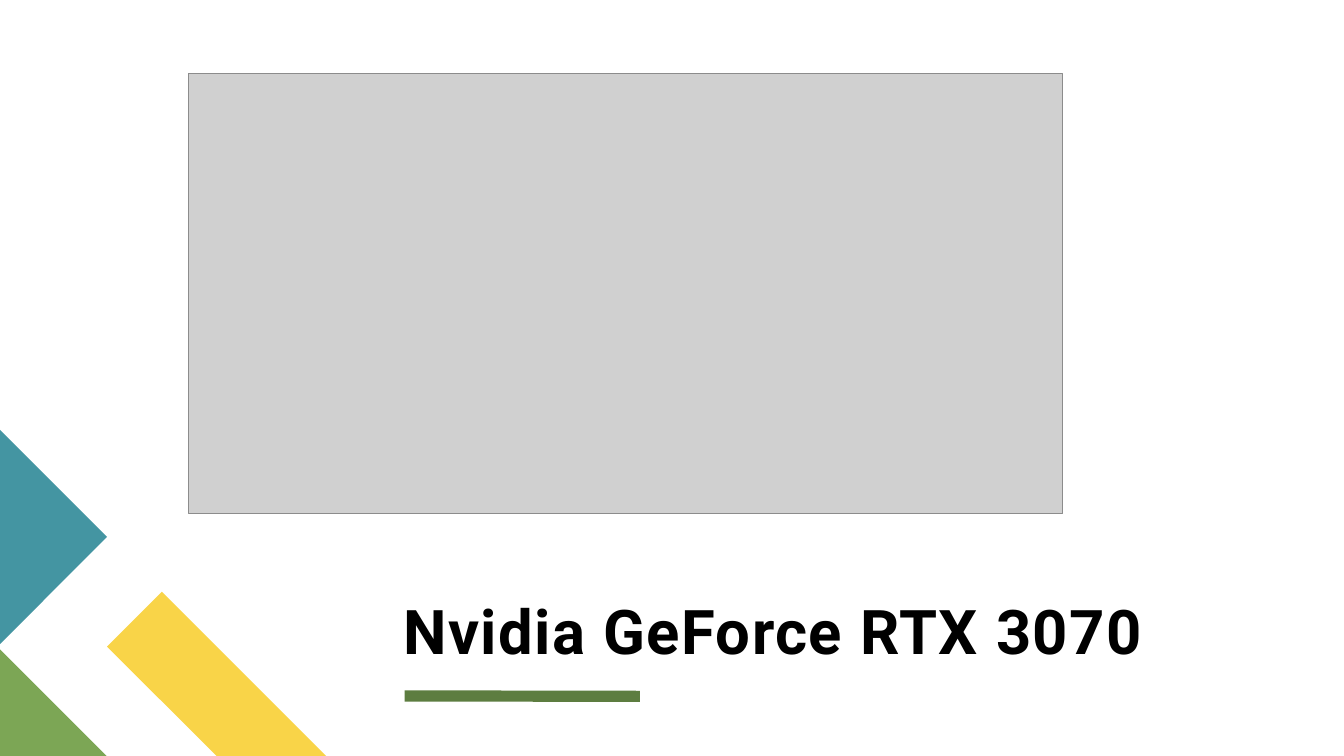
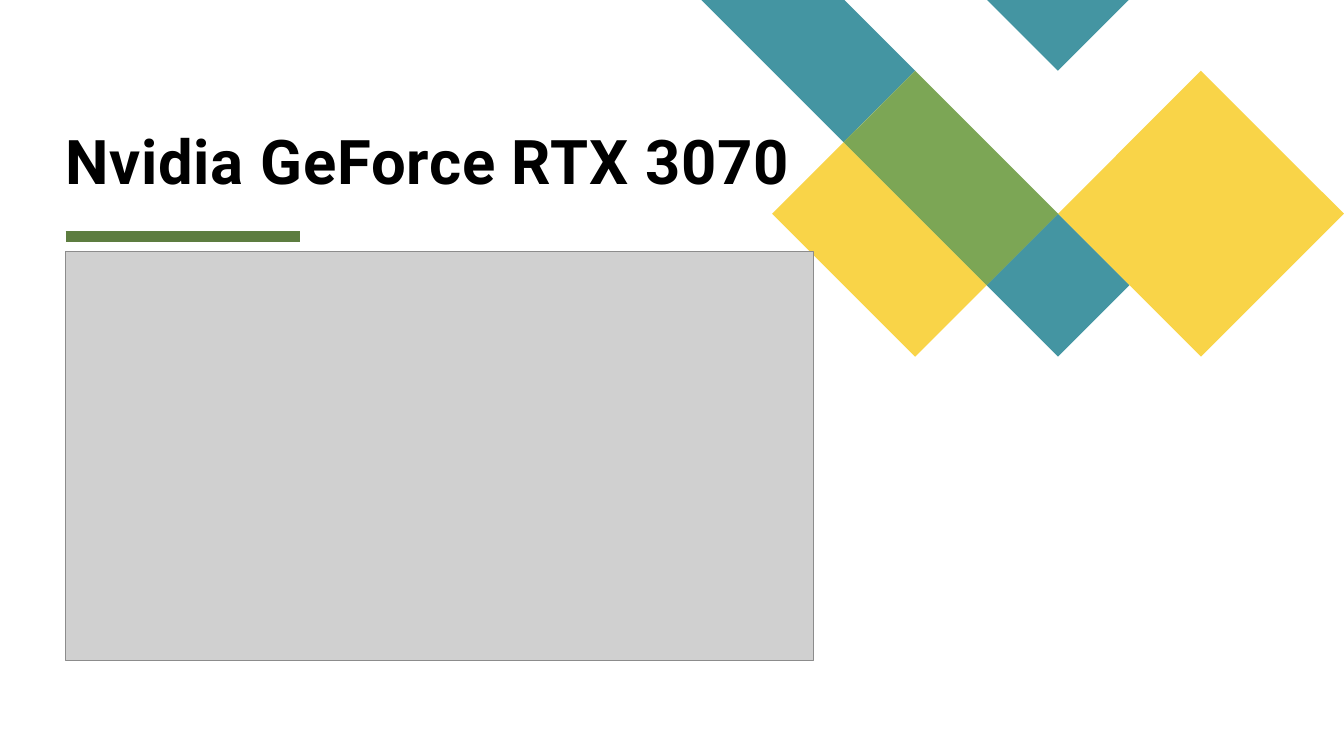
Before and after one commit to ToddBCarter/Classwork, a slide deck: slide 1 of ENGL317/Project2/Project2SlideShow.pptx. Drawn at 1344x756 pixels with LibreOffice and Linux fonts; fonts in the diff are those of the drawing; grey boxes stand for pictures. Boxes give left, top, right and bottom in pixels: in the first picture for what was removed or moved away, otherwise in the second. Text is boxed around its words. In the diff, an @@ line names an element or a change of style, - is before the commit and + after.

```diff
--- a/ENGL317/Project2/Project2SlideShow.pptx
+++ b/ENGL317/Project2/Project2SlideShow.pptx
@@ title "Nvidia GeForce RTX 3070": place and size @@
-title "Nvidia GeForce RTX 3070" at bbox=[404, 607, 1141, 655]
+title "Nvidia GeForce RTX 3070" at bbox=[66, 137, 788, 199]
@@ title "Nvidia GeForce RTX 3070" at bbox=[66, 137, 788, 199]: letter spacing 1 to 0.5 pt @@
@@ group added at bbox=[702, 0, 1344, 357]: 4 freeform shapes @@
@@ freeform shape at bbox=[772, 142, 987, 357]: rotation 270 to 0 degrees; outline redrawn @@
@@ line moved from (404, 696) - (640, 697) to (66, 237) - (300, 237) @@
@@ picture: place and size @@
-picture at bbox=[189, 73, 1063, 513]
+picture at bbox=[66, 252, 814, 661]
@@ freeform shape removed at bbox=[0, 431, 107, 644] @@
@@ freeform shape removed at bbox=[0, 649, 107, 756] @@
```
Also in this commit, not shown: 4 other slides changed, 4 slides added, 2 slides removed, 2 other files.
